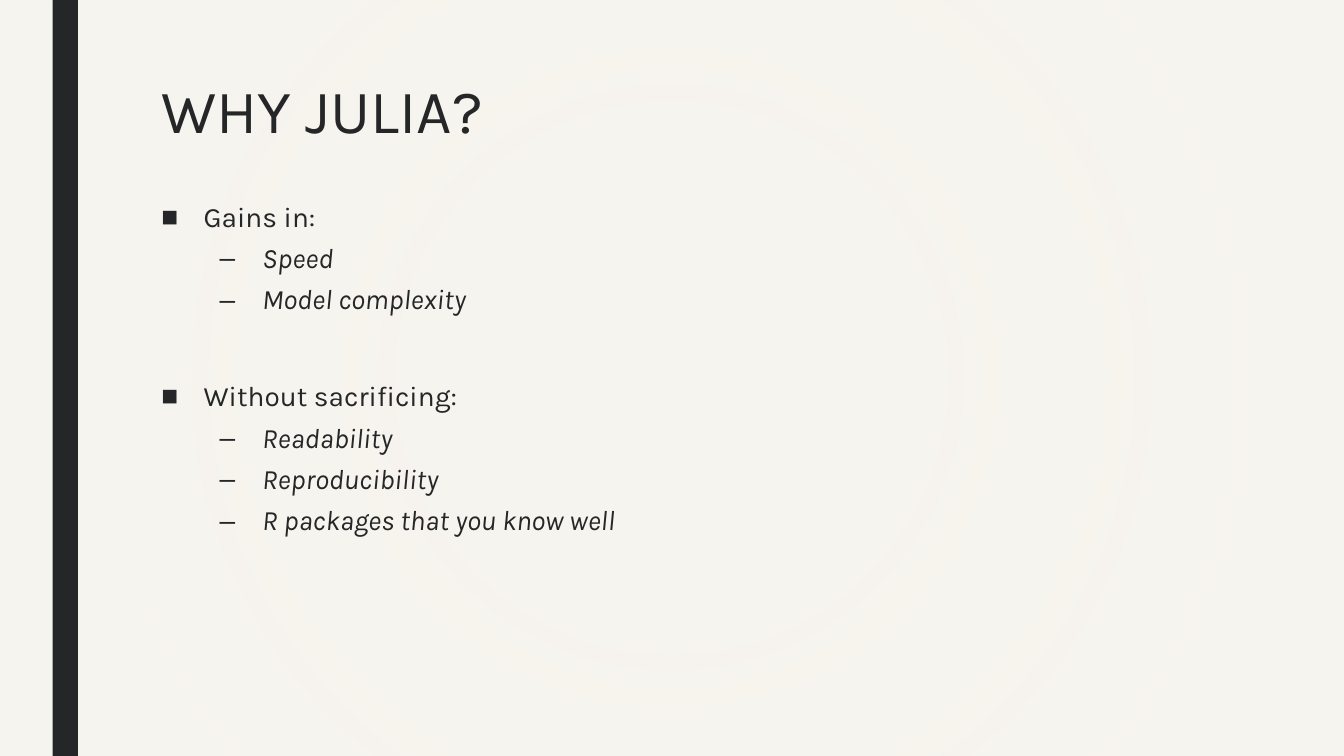
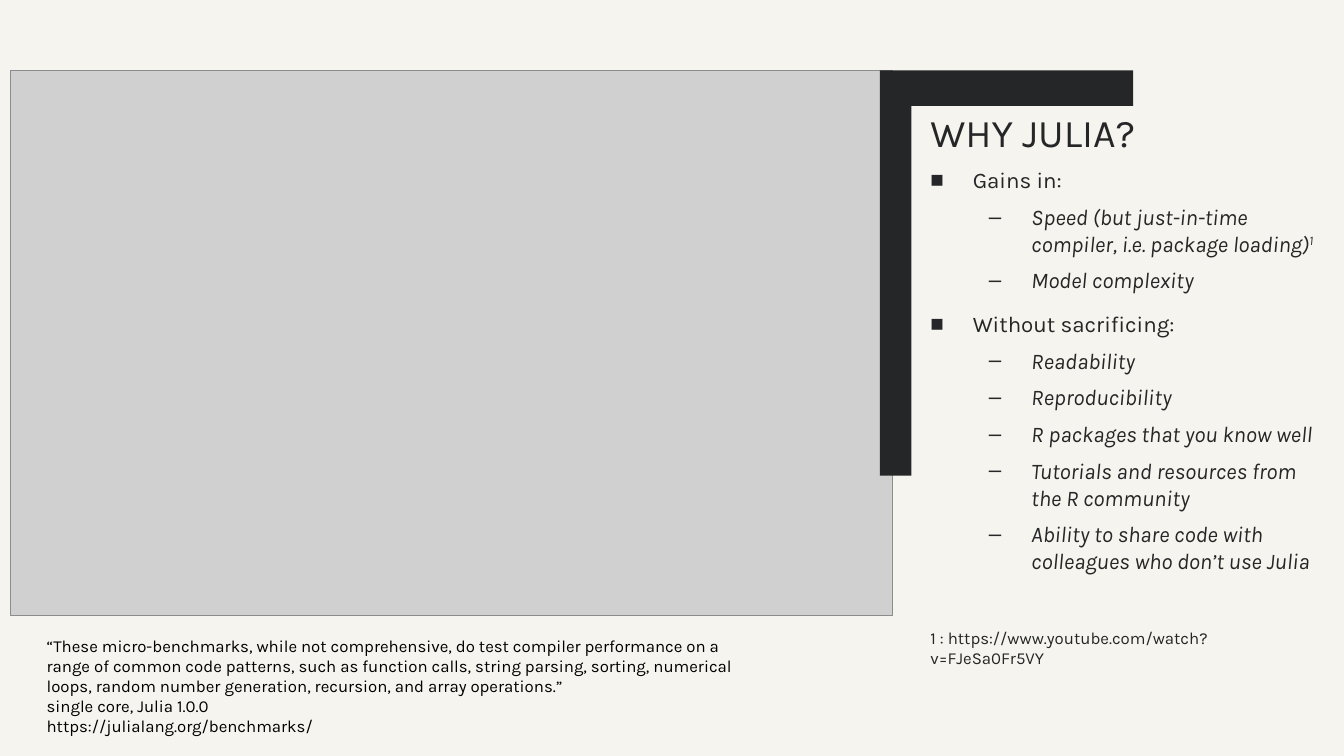
Before and after one commit to kyla-mcconnell/juliaR, a slide deck: slide 6 of JuliaforRLovers.pptx (slide 5 before the commit). Drawn at 1344x756 pixels with LibreOffice and Linux fonts; fonts in the diff are those of the drawing; grey boxes stand for pictures; background and template pictures are left out. Boxes give left, top, right and bottom in pixels: in the first picture for what was removed or moved away, otherwise in the second. Text is boxed around its words. In the diff, an @@ line names an element or a change of style, - is before the commit and + after.

```diff
--- a/JuliaforRLovers.pptx
+++ b/JuliaforRLovers.pptx
@@ rectangle at (x1=0, y1=0, x2=1344, y2=756): fill gradient #F6F4EE to #F6F4EE @@
@@ rectangle removed at (x1=52, y1=0, x2=78, y2=756) @@
@@ rectangle added at (x1=52, y1=0, x2=78, y2=756), fill #252627 @@
@@ title "WHY JULIA?" moved from (x1=161, y1=93, x2=483, y2=134) to (x1=930, y1=122, x2=1135, y2=148) @@
@@ title "WHY JULIA?" at (x1=930, y1=122, x2=1135, y2=148): size 44 to 28 pt; vertical alignment top to bottom @@
@@ picture added at (x1=10, y1=71, x2=892, y2=616) @@
@@ freeform shape added at (x1=880, y1=71, x2=1133, y2=476), fill #252627 @@
@@ text added at (x1=930, y1=172, x2=1313, y2=664), 16 pt, text #252627, italic @@
+■ Gains in:
+  – Speed (but just-in-time compiler, i.e. package loading)1
+  – Model complexity
+■ Without sacrificing:
+  – Readability
+  – Reproducibility
+  – R packages that you know well
+  – Tutorials and resources from the R community
+  – Ability to share code with colleagues who don’t use Julia
+1 : https://www.youtube.com/watch?v=FJeSa0Fr5VY
@@ text removed at (x1=204, y1=207, x2=614, y2=537) @@
-■ Gains in:
-  – Speed
-  – Model complexity
-■ Without sacrificing:
-  – Readability
-  – Reproducibility
-  – R packages that you know well
@@ text added at (x1=47, y1=640, x2=731, y2=736), 12 pt, text #000000 @@
+“These micro-benchmarks, while not comprehensive, do test compiler performance on a range of common code patterns, such as function calls, string parsing, sorting, numerical loops, random number generation, recursion, and array operations.”
+single core, Julia 1.0.0
+https://julialang.org/benchmarks/
```
Also in this commit, not shown: 3 other slides changed, 3 slides added, 1 slide removed, 1 other file.
